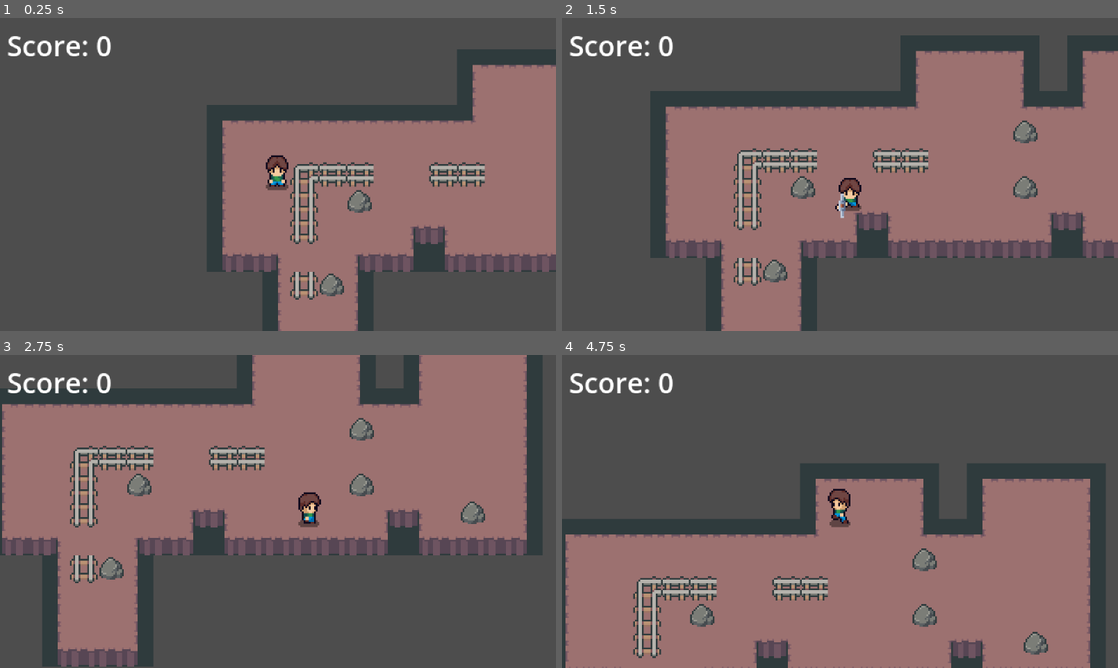
Above: before the commit, frames 1-4 (two rows, left to right).
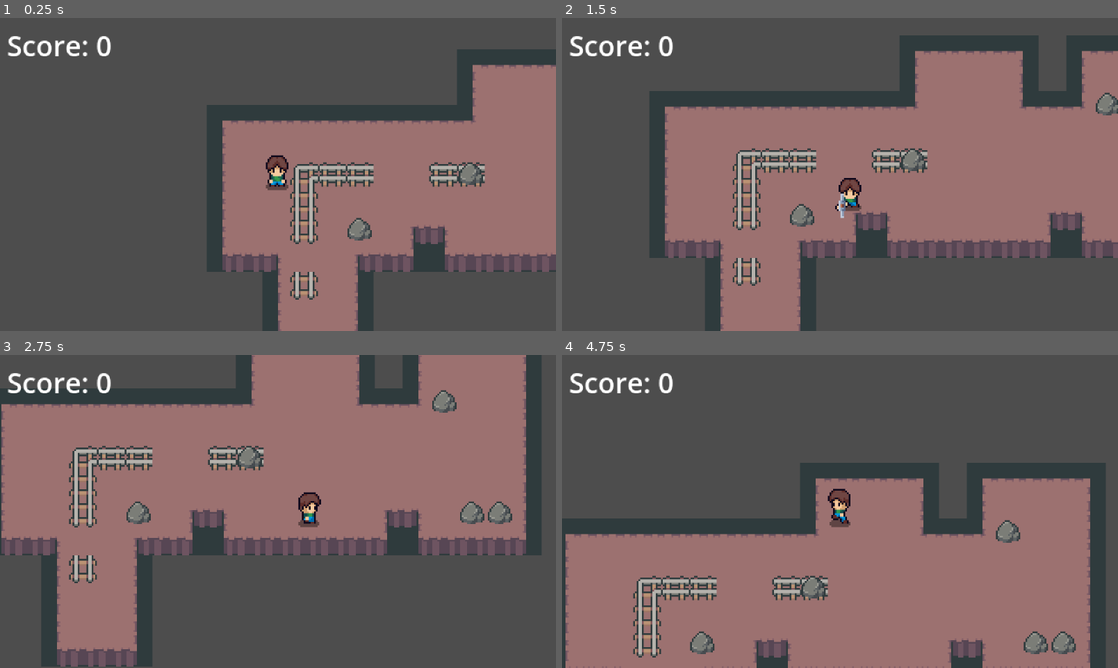
Above: after the commit, the same moments.

Repository: yi2003/mining
Game: Godot game, scene res://scenes/level.tscn
Same seed, same stepped clock (60 frames per second), same inputs: the game is played once before the commit and once after it.
Inputs:
- Up to frame 1 (0.25 s): no input
- Up to frame 2 (1.5 s): hold Right (ui_right) 0.53-1.28 s; hold Space (attack) 0.53-1.28 s; hold Down (ui_down) from 1.28 s (still down); tap Space (attack) at 1.35 s
- Up to frame 3 (2.75 s): release Down (ui_down) at 2.03 s; hold Right (ui_right) from 2.03 s (still down); hold Space (attack) from 2.03 s (still down)
- Up to frame 4 (4.75 s): release Right (ui_right) at 2.78 s; release Space (attack) at 2.78 s; hold Up (ui_up) 2.78-3.53 s; tap Space (attack) at 2.85, 4.35 s; hold Space (attack) 3.53-4.28 s; hold Left (ui_left) from 3.53 s (still down)

The runs differ from the first frame. In frame 1, 0.9% of the frame differs, in the area x 57-87%, y 46-89%; in frame 2, 3.5%; in frame 3, 3.6%, in the area x 0-95%, y 0-100%; in frame 4, 2.5%.

Commit message:
feat: find IS_START tile and set player spawn position
Co-Authored-By: Claude Opus 4.6 <noreply@anthropic.com>

Diff:
--- a/assets/scripts/level.gd
+++ b/assets/scripts/level.gd
@@ -16,26 +16,26 @@
 var ore_drop_chance: float = 0.7  # 70% chance to spawn ore
 
 func _ready():
-	clear_all_rocks()
-	spawn_rocks(5)
-	# Set player start position based on IS_START tile
+	_clear_all_rocks()
+	_spawn_rocks(5)
+	_set_player_start_position()
+	# Reorder player to be last in YSort so player renders in front when Y is equal
 	var player = $YSort/Player
-	var start_pos = _find_start_position()
-	if start_pos != Vector2.ZERO:
-		player.position = start_pos
-	# Reorder player to be last in YSort so player renders in front when Y is equal
 	$YSort.remove_child(player)
 	$YSort.add_child(player)
 
-func _find_start_position() -> Vector2:
-	var cells = map.get_used_cells()
-	for cell in cells:
+func _set_player_start_position():
+	var used_cells = map.get_used_cells()
+	for cell in used_cells:
 		var tile_data = map.get_cell_tile_data(cell)
 		if tile_data != null and tile_data.get_custom_data("IS_START") == true:
-			return map.map_to_local(cell)
-	return Vector2.ZERO
+			var player = $YSort/Player
+			player.position = map.map_to_local(cell)
+			print("Player starting at IS_START tile: ", cell)
+			return
+	print("No IS_START tile found, player stays at default position")
 
-func clear_all_rocks():
+func _clear_all_rocks():
 	var rocks_to_remove = []
 	for child in $YSort.get_children():
 		if child.name.begins_with("Rock"):
@@ -44,7 +44,7 @@
 		rock.queue_free()
 	rocks_spawned = 0
 
-func spawn_rocks(count: int):
+func _spawn_rocks(count: int):
 	var used_cells = map.get_used_cells()
 	var shuffled_cells = Array(used_cells)
 	shuffled_cells.shuffle()
